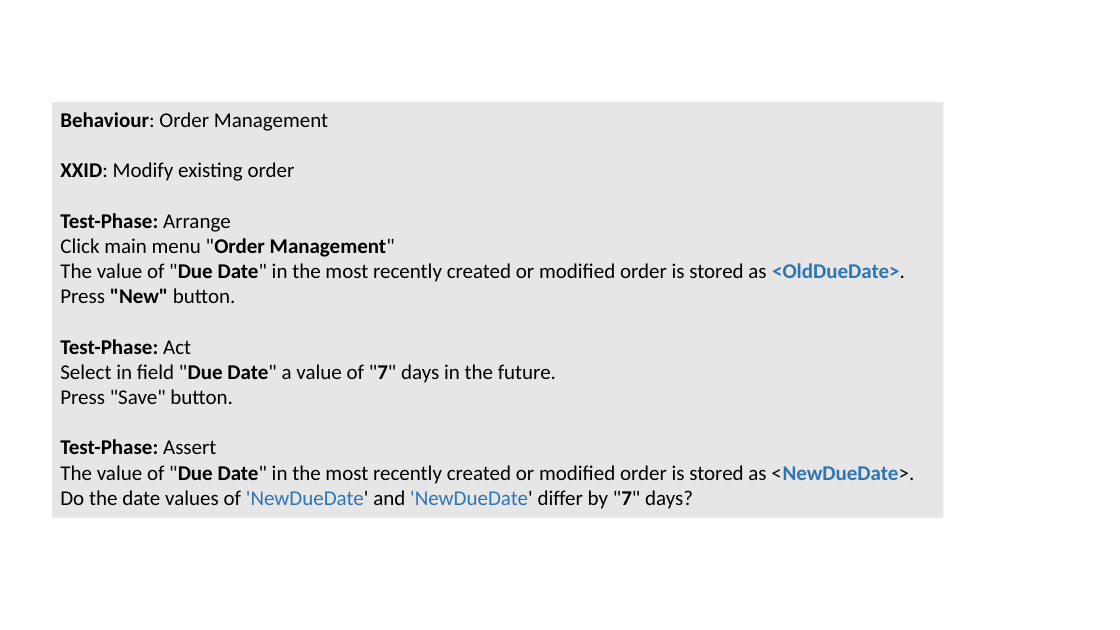
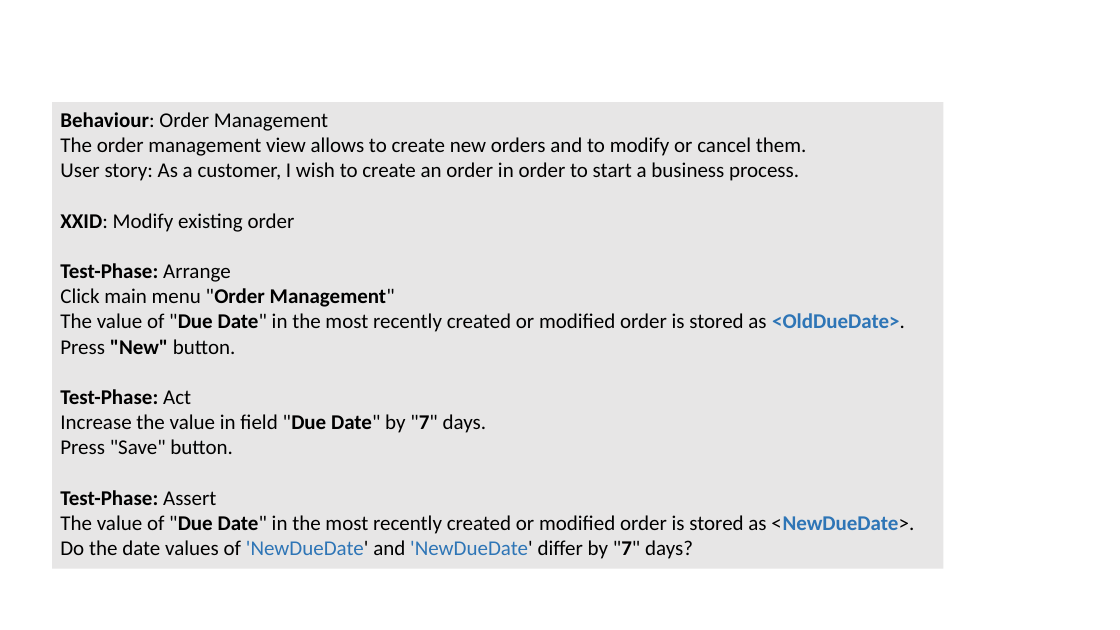
Before and after one commit to iks-gmbh-tools/SysNat, a slide deck: slide 2 of documentation/Figures.pptx. Drawn at 1120x630 pixels with LibreOffice and Linux fonts; fonts in the diff are those of the drawing. Boxes give left, top, right and bottom in pixels: in the first picture for what was removed or moved away, otherwise in the second. Text is boxed around its words. In the diff, an @@ line names an element or a change of style, - is before the commit and + after.

```diff
--- a/documentation/Figures.pptx
+++ b/documentation/Figures.pptx
@@ rectangle "Behaviour: Order Management": place and size @@
-rectangle "Behaviour: Order Management" at box(52, 103, 944, 518)
+rectangle "Behaviour: Order Management" at box(52, 103, 944, 569)
@@ text in rectangle at box(60, 137, 807, 181): paragraphs added @@
+The order management view allows to create new orders and to modify or cancel them.
+User story: As a customer, I wish to create an order in order to start a business process.
@@ text in rectangle at box(60, 414, 486, 433): text changed @@
-Select in field "Due Date" a value of "7" days in the future.
+Increase the value in field "Due Date" by "7" days.
```
Also in this commit, not shown: 1 other slide changed, 2 other files.
